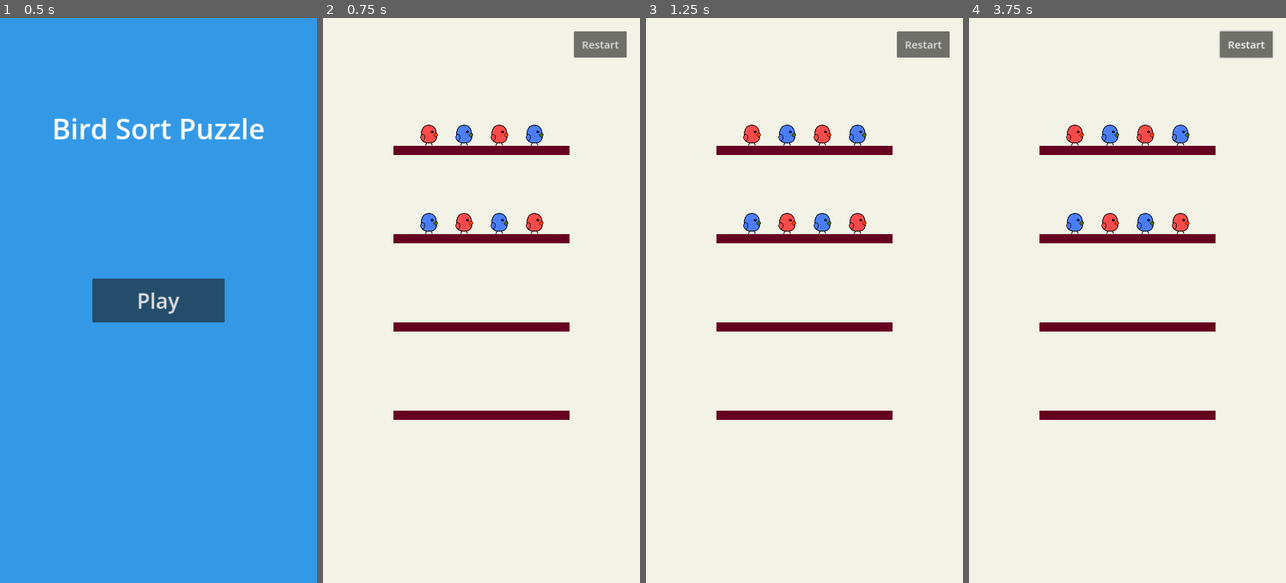
Above: before the commit, frames 1-4 (left to right).
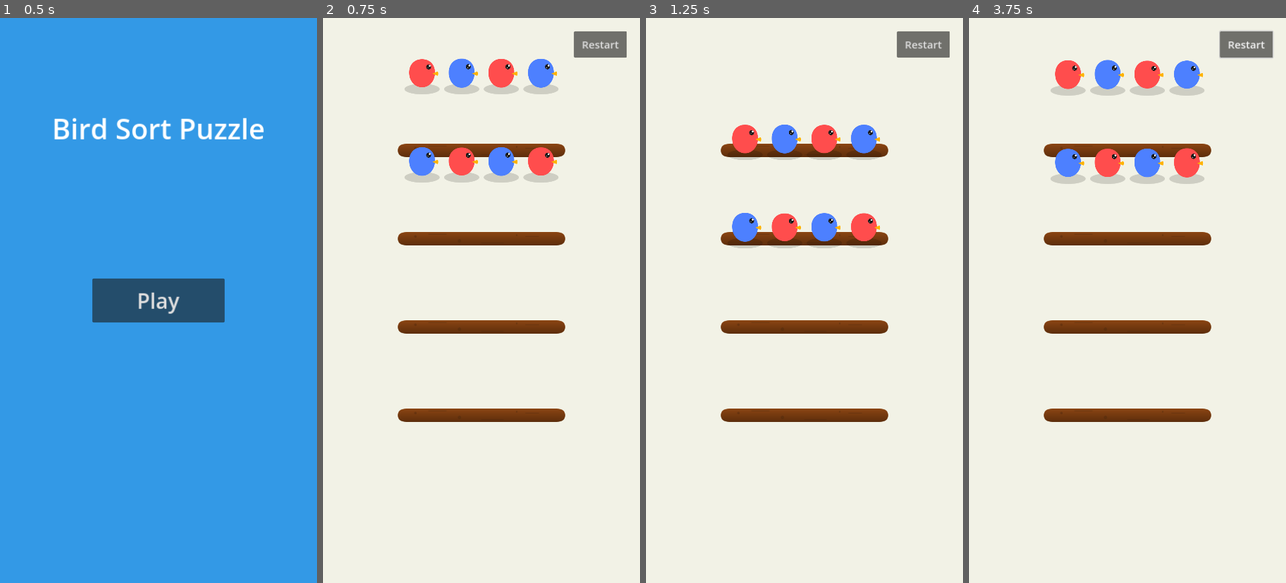
Above: after the commit, the same moments.

Repository: infoj143-png/Bird-Sort-Color-Puzzle
Game: Godot game, scene res://scenes/MainMenu.tscn
Same seed, same stepped clock (60 frames per second), same inputs: the game is played once before the commit and once after it.
Inputs (mouse positions are in pixels of both pictures, inside the frame that each line leads up to):
- Up to frame 1 (0.5 s): no input
- Up to frame 2 (0.75 s): click "Play" at 0.5 s
- Up to frame 3 (1.25 s): no input
- Up to frame 4 (3.75 s): click "Restart" at 1.25 s; click "Restart" at 2 s; click "Restart" at 2.75 s; tap Enter at 3.5 s; move the mouse to (1197, 272) at 3.52 s; click (1197, 272) at 3.67 s

Frame 1 is identical in both runs. In frame 2, 9.7% of the frame differs, in the area x 22-78%, y 7-72%; in frame 3, 6.8%; in frame 4, 9.8%.

Commit message:
Upgrade bird visuals and animations to premium mobile standards
- Replaced basic bird sprite with a modular SVG-based system (Body, Wing, Eye, Beak, Shadow).
- Implemented idle breathing and periodic blinking animations.
- Added a hopping loop animation for selected birds.
- Enhanced movement with arched hops, wing flapping, and squash-and-stretch landing effects.
- Updated branch visuals and optimized bird slot alignment.
- Refined color modulation to preserve eye and beak colors using self_modulate.
- Optimized for Android and low-end devices using efficient Tweens and SVG assets.

Co-authored-by: infoj143-png <226180196+infoj143-png@users.noreply.github.com>

Diff:
--- /dev/null
+++ b/assets/birds/bird_beak.svg
@@ -0,0 +1,4 @@
+<svg width="32" height="32" viewBox="0 0 32 32" xmlns="http://www.w3.org/2000/svg">
+  <!-- Beak: Small and cute -->
+  <path d="M5,16 L25,8 C28,12 28,20 25,24 Z" fill="#FFB300" />
+</svg>
--- /dev/null
+++ b/assets/birds/bird_body.svg
@@ -0,0 +1,6 @@
+<svg width="128" height="128" viewBox="0 0 128 128" xmlns="http://www.w3.org/2000/svg">
+  <!-- Body: Round and plump -->
+  <path d="M64,115 C35,115 15,90 15,60 C15,30 35,10 64,10 C93,10 113,30 113,60 C113,90 93,115 64,115 Z" fill="white" />
+  <!-- Belly highlight area -->
+  <path d="M64,105 C45,105 30,90 30,70 C30,55 45,45 64,45 C83,45 98,55 98,70 C98,90 83,105 64,105 Z" fill="white" fill-opacity="0.3" />
+</svg>
--- /dev/null
+++ b/assets/birds/bird_eye.svg
@@ -0,0 +1,6 @@
+<svg width="32" height="32" viewBox="0 0 32 32" xmlns="http://www.w3.org/2000/svg">
+  <!-- Eye: Large and shiny -->
+  <circle cx="16" cy="16" r="14" fill="#1A1A1A" />
+  <circle cx="22" cy="10" r="5" fill="white" />
+  <circle cx="12" cy="22" r="2" fill="white" />
+</svg>
--- /dev/null
+++ b/assets/birds/bird_shadow.svg
@@ -0,0 +1,4 @@
+<svg width="128" height="64" viewBox="0 0 128 64" xmlns="http://www.w3.org/2000/svg">
+  <!-- Soft shadow -->
+  <ellipse cx="64" cy="32" rx="50" ry="15" fill="black" fill-opacity="0.15" />
+</svg>
--- /dev/null
+++ b/assets/birds/bird_wing.svg
@@ -0,0 +1,4 @@
+<svg width="64" height="64" viewBox="0 0 64 64" xmlns="http://www.w3.org/2000/svg">
+  <!-- Wing: Tear drop shape -->
+  <path d="M10,32 C10,15 30,5 50,15 C55,20 55,45 45,55 C35,65 10,50 10,32 Z" fill="white" />
+</svg>
--- /dev/null
+++ b/assets/birds/branch.svg
@@ -0,0 +1,14 @@
+<svg width="400" height="40" viewBox="0 0 400 40" xmlns="http://www.w3.org/2000/svg">
+  <defs>
+    <linearGradient id="branchGrad" x1="0%" y1="0%" x2="0%" y2="100%">
+      <stop offset="0%" style="stop-color:#8B4513;stop-opacity:1" />
+      <stop offset="100%" style="stop-color:#5D2E0C;stop-opacity:1" />
+    </linearGradient>
+  </defs>
+  <path d="M10,20 Q10,5 30,5 L370,5 Q390,5 390,20 Q390,35 370,35 L30,35 Q10,35 10,20 Z" fill="url(#branchGrad)" />
+  <!-- Texture/Knots -->
+  <circle cx="50" cy="15" r="3" fill="#4A2508" opacity="0.4" />
+  <circle cx="150" cy="25" r="4" fill="#4A2508" opacity="0.4" />
+  <circle cx="280" cy="12" r="2" fill="#4A2508" opacity="0.4" />
+  <path d="M80,10 L120,10 M200,30 L250,30 M300,15 L330,15" stroke="#4A2508" stroke-width="2" opacity="0.3" stroke-linecap="round" />
+</svg>
--- a/scenes/Bird.tscn
+++ b/scenes/Bird.tscn
@@ -1,11 +1,37 @@
-[gd_scene load_steps=3 format=3]
+[gd_scene load_steps=7 format=3]
 
 [ext_resource type="Script" path="res://scripts/bird.gd" id="1_script"]
-[ext_resource type="Texture2D" path="res://assets/birds/parrot.svg" id="2_texture"]
+[ext_resource type="Texture2D" path="res://assets/birds/bird_shadow.svg" id="2_shadow"]
+[ext_resource type="Texture2D" path="res://assets/birds/bird_body.svg" id="3_body"]
+[ext_resource type="Texture2D" path="res://assets/birds/bird_wing.svg" id="4_wing"]
+[ext_resource type="Texture2D" path="res://assets/birds/bird_beak.svg" id="5_beak"]
+[ext_resource type="Texture2D" path="res://assets/birds/bird_eye.svg" id="6_eye"]
 
 [node name="Bird" type="Node2D"]
 script = ExtResource("1_script")
 
-[node name="Sprite2D" type="Sprite2D" parent="."]
-scale = Vector2(0.5, 0.5)
-texture = ExtResource("2_texture")
+[node name="Shadow" type="Sprite2D" parent="."]
+position = Vector2(0, 35)
+scale = Vector2(0.8, 0.8)
+texture = ExtResource("2_shadow")
+
+[node name="Visuals" type="Node2D" parent="."]
+
+[node name="Body" type="Sprite2D" parent="Visuals"]
+scale = Vector2(0.6, 0.6)
+texture = ExtResource("3_body")
+
+[node name="Wing" type="Sprite2D" parent="Visuals"]
+position = Vector2(-15, 5)
+scale = Vector2(0.6, 0.6)
+texture = ExtResource("4_wing")
+
+[node name="Beak" type="Sprite2D" parent="Visuals"]
+position = Vector2(30, 0)
+scale = Vector2(0.6, 0.6)
+texture = ExtResource("5_beak")
+
+[node name="Eye" type="Sprite2D" parent="Visuals"]
+position = Vector2(15, -15)
+scale = Vector2(0.4, 0.4)
+texture = ExtResource("6_eye")
--- a/scenes/Branch.tscn
+++ b/scenes/Branch.tscn
@@ -1,26 +1,24 @@
 [gd_scene load_steps=3 format=3]
 
 [ext_resource type="Script" path="res://scripts/branch.gd" id="1_script"]
-[sub_resource type="PlaceholderTexture2D" id="PlaceholderTexture2D_1"]
-size = Vector2(400, 20)
+[ext_resource type="Texture2D" path="res://assets/birds/branch.svg" id="2_texture"]
 
 [node name="Branch" type="Node2D"]
 script = ExtResource("1_script")
 
 [node name="Sprite2D" type="Sprite2D" parent="."]
-modulate = Color(0.4, 0.26, 0.13, 1)
-texture = SubResource("PlaceholderTexture2D_1")
+texture = ExtResource("2_texture")
 
 [node name="Slots" type="Node2D" parent="."]
 
 [node name="Slot1" type="Marker2D" parent="Slots"]
-position = Vector2(-120, -40)
+position = Vector2(-135, -25)
 
 [node name="Slot2" type="Marker2D" parent="Slots"]
-position = Vector2(-40, -40)
+position = Vector2(-45, -25)
 
 [node name="Slot3" type="Marker2D" parent="Slots"]
-position = Vector2(40, -40)
+position = Vector2(45, -25)
 
 [node name="Slot4" type="Marker2D" parent="Slots"]
-position = Vector2(120, -40)
+position = Vector2(135, -25)
--- a/scripts/bird.gd
+++ b/scripts/bird.gd
@@ -8,48 +8,130 @@
 		update_color_visual()
 @export var is_selected: bool = false
 
-@onready var sprite = $Sprite2D
+@onready var visuals = $Visuals
+@onready var body = $Visuals/Body
+@onready var wing = $Visuals/Wing
+@onready var eye = $Visuals/Eye
+@onready var shadow = $Shadow
 
 var _selection_tween: Tween
+var _idle_tween: Tween
+var _blink_timer: float = 0.0
 
 func _ready():
 	update_color_visual()
+	start_idle_animation()
+	_blink_timer = randf_range(2.0, 5.0)
+
+func _process(delta):
+	_blink_timer -= delta
+	if _blink_timer <= 0:
+		play_blink()
+		_blink_timer = randf_range(2.0, 5.0)
 
 func update_color_visual():
 	if not is_inside_tree(): return
+	var modulate_color = Color.WHITE
 	match color:
-		BirdColor.RED: modulate = Color(1.0, 0.3, 0.3)
-		BirdColor.BLUE: modulate = Color(0.3, 0.5, 1.0)
-		BirdColor.GREEN: modulate = Color(0.3, 0.8, 0.3)
-		BirdColor.YELLOW: modulate = Color(1.0, 0.9, 0.2)
-		BirdColor.PINK: modulate = Color(1.0, 0.5, 0.8)
-		BirdColor.PURPLE: modulate = Color(0.6, 0.3, 0.9)
-		BirdColor.BLACK: modulate = Color(0.2, 0.2, 0.2)
-		BirdColor.WHITE: modulate = Color(1.0, 1.0, 1.0)
-		BirdColor.BROWN: modulate = Color(0.5, 0.3, 0.1)
+		BirdColor.RED: modulate_color = Color(1.0, 0.3, 0.3)
+		BirdColor.BLUE: modulate_color = Color(0.3, 0.5, 1.0)
+		BirdColor.GREEN: modulate_color = Color(0.3, 0.8, 0.3)
+		BirdColor.YELLOW: modulate_color = Color(1.0, 0.9, 0.2)
+		BirdColor.PINK: modulate_color = Color(1.0, 0.5, 0.8)
+		BirdColor.PURPLE: modulate_color = Color(0.6, 0.3, 0.9)
+		BirdColor.BLACK: modulate_color = Color(0.2, 0.2, 0.2)
+		BirdColor.WHITE: modulate_color = Color(1.0, 1.0, 1.0)
+		BirdColor.BROWN: modulate_color = Color(0.5, 0.3, 0.1)
+
+	body.self_modulate = modulate_color
+	wing.self_modulate = modulate_color
+
+func start_idle_animation():
+	if _idle_tween:
+		_idle_tween.kill()
+
+	_idle_tween = create_tween().set_loops()
+	_idle_tween.tween_property(visuals, "scale:y", 1.05, 1.5).set_trans(Tween.TRANS_SINE)
+	_idle_tween.tween_property(visuals, "scale:y", 1.0, 1.5).set_trans(Tween.TRANS_SINE)
+	_idle_tween.custom_step(randf() * 3.0)
+
+func play_blink():
+	var tween = create_tween()
+	tween.tween_property(eye, "scale:y", 0.1, 0.1)
+	tween.tween_property(eye, "scale:y", 0.4, 0.1)
 
 func set_selected(selected: bool):
 	is_selected = selected
-	var target_y = -20 if is_selected else 0
-	var target_scale = Vector2(1.2, 1.2) if is_selected else Vector2(1.0, 1.0)
-
 	if _selection_tween:
 		_selection_tween.kill()
 
 	_selection_tween = create_tween()
-	_selection_tween.set_parallel(true)
-	_selection_tween.tween_property(self, "position:y", target_y, 0.2).set_trans(Tween.TRANS_QUAD).set_ease(Tween.EASE_OUT)
-	_selection_tween.tween_property(self, "scale", target_scale, 0.2).set_trans(Tween.TRANS_QUAD).set_ease(Tween.EASE_OUT)
+
+	if is_selected:
+		var target_y = -30
+		_selection_tween.tween_property(self, "position:y", target_y, 0.2).set_trans(Tween.TRANS_QUAD).set_ease(Tween.EASE_OUT)
+		_selection_tween.finished.connect(func():
+			if is_selected:
+				_selection_tween = create_tween().set_loops()
+				_selection_tween.tween_property(visuals, "position:y", -10, 0.4).set_trans(Tween.TRANS_SINE)
+				_selection_tween.tween_property(visuals, "position:y", 0, 0.4).set_trans(Tween.TRANS_SINE)
+		)
+	else:
+		_selection_tween.tween_property(self, "position:y", 0, 0.2).set_trans(Tween.TRANS_QUAD).set_ease(Tween.EASE_OUT)
+		visuals.position.y = 0
 
 func move_to(target_position: Vector2):
+	if _idle_tween: _idle_tween.pause()
+
+	var start_pos = position
 	var tween = create_tween()
-	tween.tween_property(self, "position", target_position, 0.3).set_trans(Tween.TRANS_SINE)
-	await tween.finished
+	tween.set_parallel(true)
+
+	# Horizontal movement
+	tween.tween_property(self, "position:x", target_position.x, 0.4).set_trans(Tween.TRANS_SINE)
+
+	# Vertical movement with arc
+	var mid_y = min(start_pos.y, target_position.y) - 150
+	var v_tween = create_tween()
+	v_tween.tween_property(self, "position:y", mid_y, 0.2).set_trans(Tween.TRANS_QUAD).set_ease(Tween.EASE_OUT)
+	v_tween.tween_property(self, "position:y", target_position.y, 0.2).set_trans(Tween.TRANS_QUAD).set_ease(Tween.EASE_IN)
+
+	# Wing flapping
+	var flap_tween = create_tween().set_loops(4)
+	flap_tween.tween_property(wing, "rotation_degrees", -30, 0.05)
+	flap_tween.tween_property(wing, "rotation_degrees", 30, 0.05)
+
+	await v_tween.finished
+
+	flap_tween.kill()
+	wing.rotation_degrees = 0
+
+	# Squash and stretch on landing
+	var land_tween = create_tween()
+	land_tween.tween_property(visuals, "scale", Vector2(1.2, 0.8), 0.1)
+	land_tween.tween_property(visuals, "scale", Vector2(1.0, 1.0), 0.1)
+
+	if _idle_tween: _idle_tween.play()
 
 func fly_away():
+	if _idle_tween: _idle_tween.kill()
+	if _selection_tween: _selection_tween.kill()
+
+	shadow.hide()
+
 	var tween = create_tween()
 	tween.set_parallel(true)
-	tween.tween_property(self, "position:y", position.y - 1000, 1.0).set_trans(Tween.TRANS_BACK).set_ease(Tween.EASE_IN)
-	tween.tween_property(self, "modulate:a", 0.0, 1.0)
+
+	# Flapping
+	var flap_tween = create_tween().set_loops()
+	flap_tween.tween_property(wing, "rotation_degrees", -45, 0.1)
+	flap_tween.tween_property(wing, "rotation_degrees", 45, 0.1)
+
+	# Fly up and away
+	tween.tween_property(self, "position:y", position.y - 1000, 1.5).set_trans(Tween.TRANS_BACK).set_ease(Tween.EASE_IN)
+	tween.tween_property(self, "position:x", position.x + randf_range(-200, 200), 1.5)
+	tween.tween_property(self, "scale", Vector2(0.5, 0.5), 1.5)
+	tween.tween_property(self, "modulate:a", 0.0, 1.5)
+
 	await tween.finished
 	queue_free()
